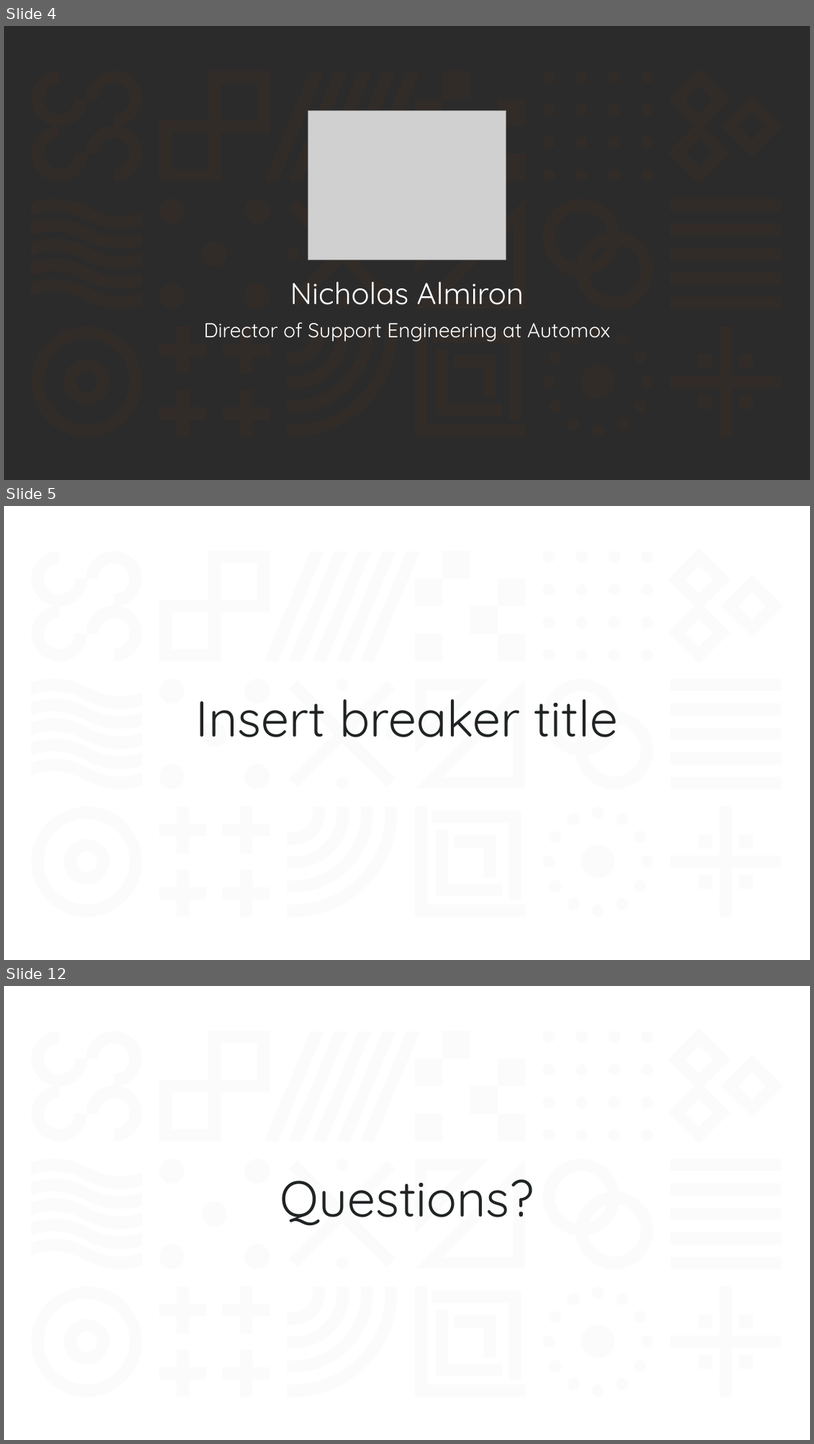
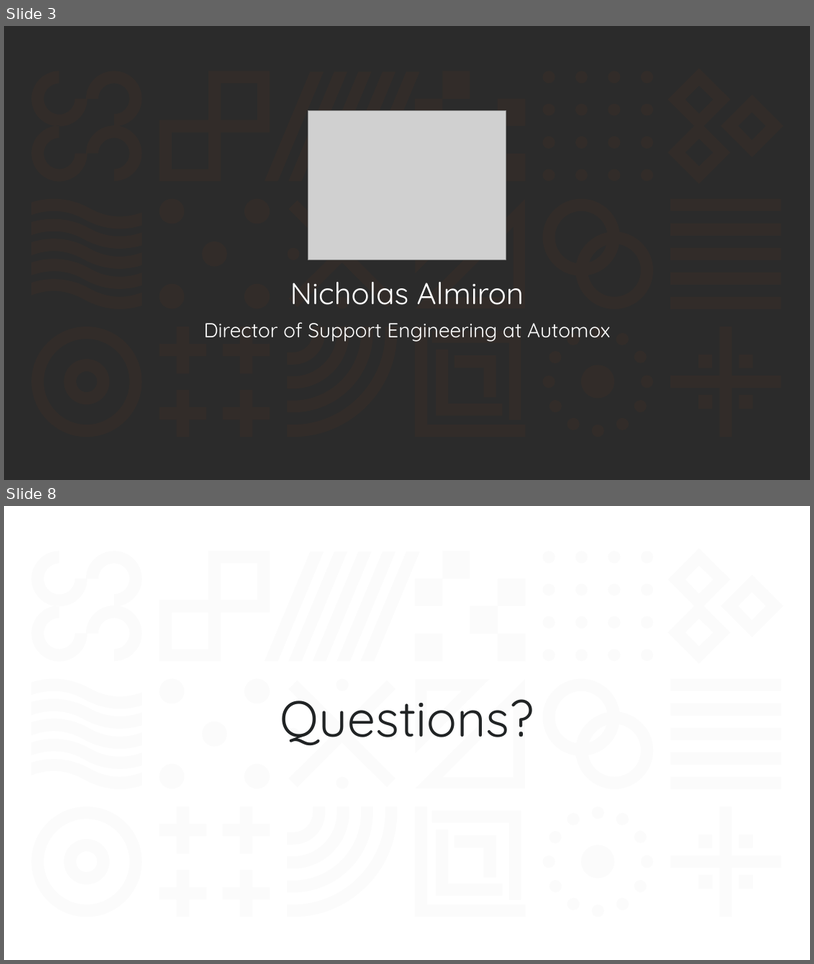
Before and after one commit to nalmiron/Spiceworld2019, a slide deck: SecurityDefense/SpiceWorld2019_PowerShell Scripting for Security Defense.pptx. Shown one above the other, each under a label of ours: slides 4, 5 and 12 before the commit, slides 3 and 8 after it; the slides between them are not shown. The pictures are 814x1444 and 814x964 pixels, drawn with LibreOffice and Linux fonts; fonts in the diff are those of the drawing; grey boxes stand for pictures; background and template pictures are left out; a plain dark background stands for a picture behind light text. Boxes give left, top, right and bottom in pixels: in the first picture for what was removed or moved away, otherwise in the second. Text is boxed around its words. In the diff, an @@ line names an element or a change of style, - is before the commit and + after.

```diff
--- a/SecurityDefense/SpiceWorld2019_PowerShell Scripting for Security Defense.pptx
+++ b/SecurityDefense/SpiceWorld2019_PowerShell Scripting for Security Defense.pptx
@@ slide 5 removed at (4,506,810,960), background picture (left out); not listed: 18 template elements that a slide beside it also shows @@
@@ title removed at (196,699,618,737) @@
-Insert breaker title
@@ what was slide 4 is now slide 3 @@
@@ what was slide 12 is now slide 8 @@
```
Also in this commit, not shown: 4 slides added, 7 other slides removed, 2 other files.
